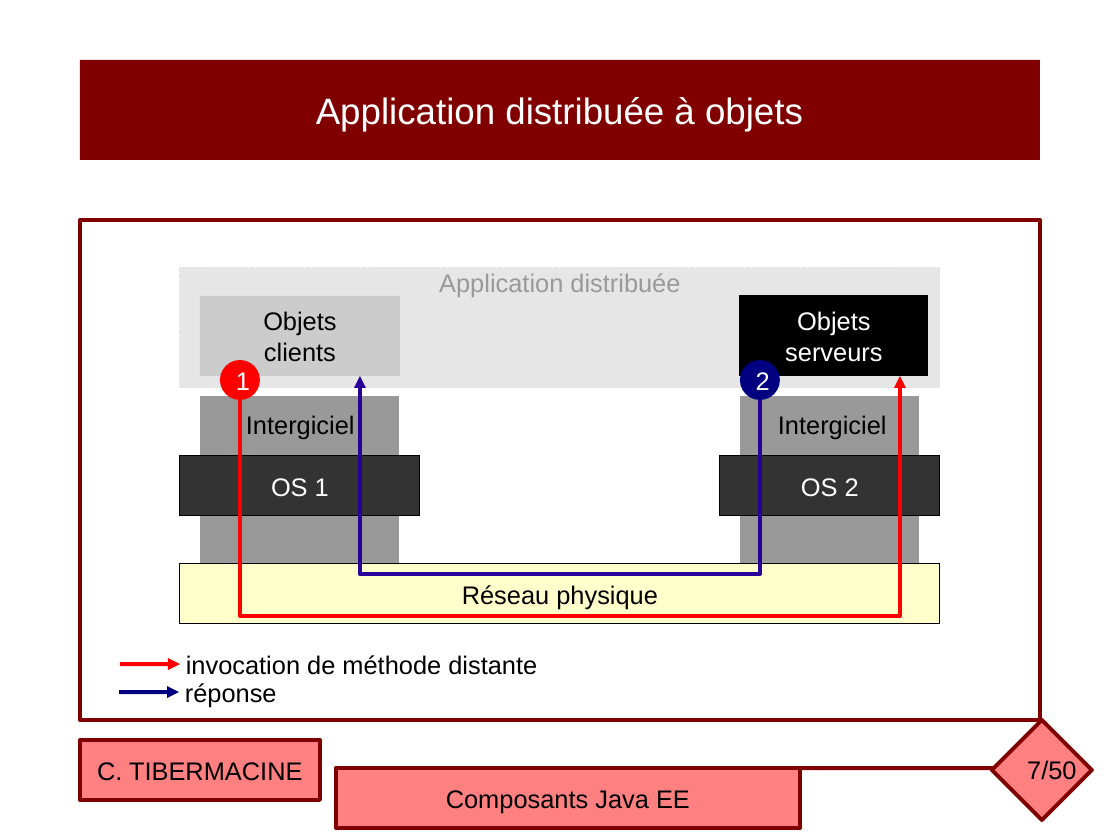
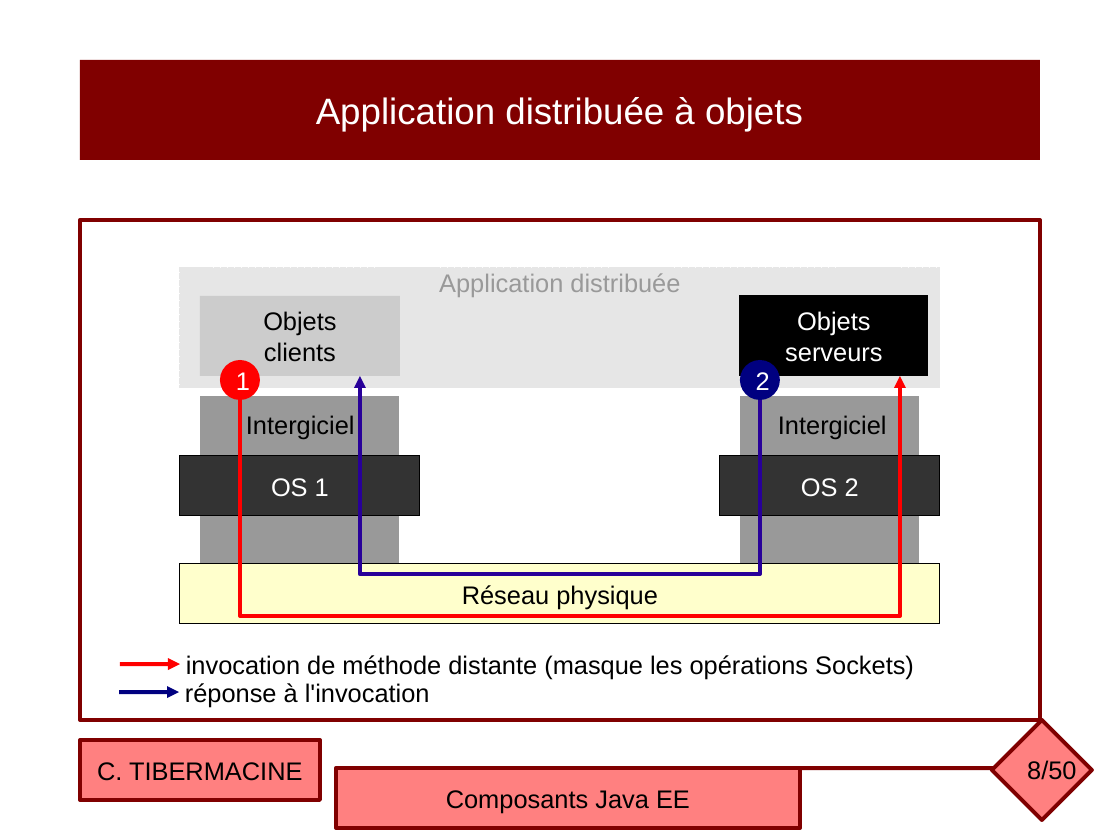
Before and after one commit to ctiber/composants, a slide deck: slide 8 of cours/cours1.odp (slide 7 before the commit). Drawn at 1120x840 pixels with LibreOffice and Linux fonts; fonts in the diff are those of the drawing. Boxes give left, top, right and bottom in pixels: in the first picture for what was removed or moved away, otherwise in the second. Text is boxed around its words. In the diff, an @@ line names an element or a change of style, - is before the commit and + after.

```diff
--- a/cours/cours1.odp
+++ b/cours/cours1.odp
@@ text at <box>186,655,914,679</box>: text changed @@
-invocation de méthode distante
+invocation de méthode distante (masque les opérations Sockets)
@@ text at <box>185,683,430,707</box>: text changed @@
-réponse
+réponse à l'invocation
@@ page number at <box>1027,760,1076,785</box>: text changed @@
-7/50
+8/50
```
Also in this commit, not shown: 21 other slides changed, 1 slide added, 1 slide removed, 1 other file.
